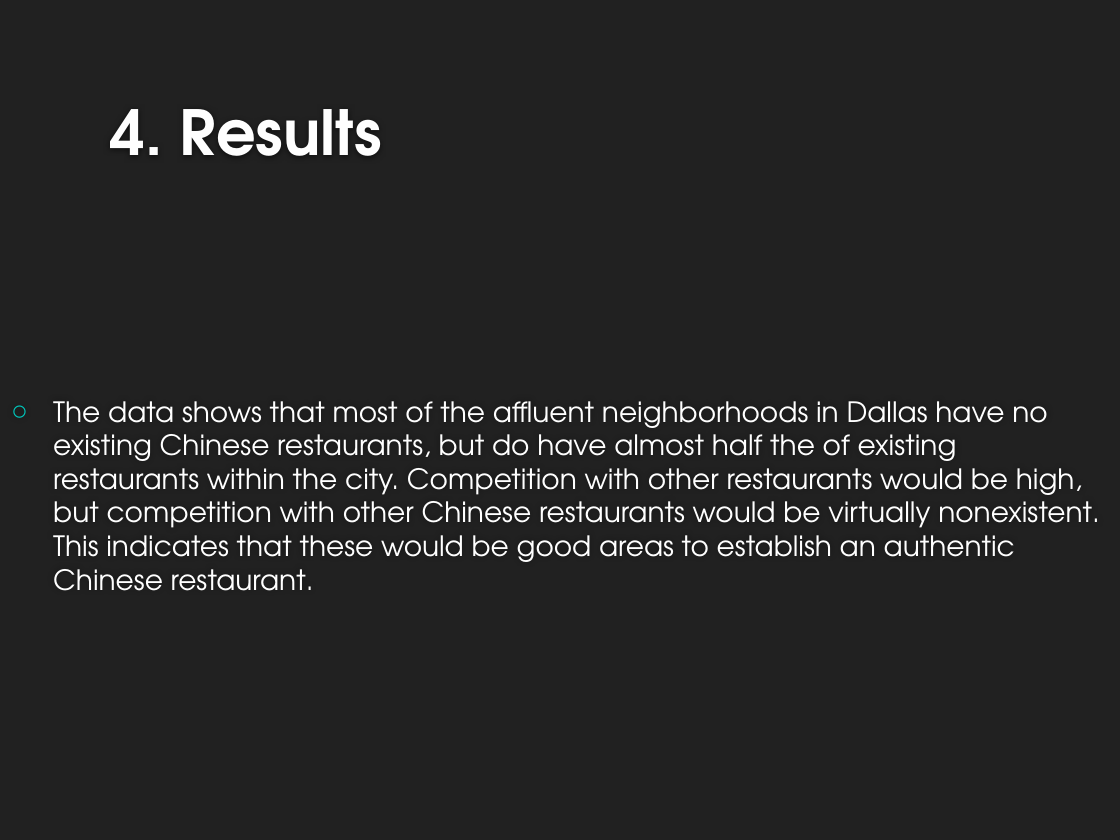
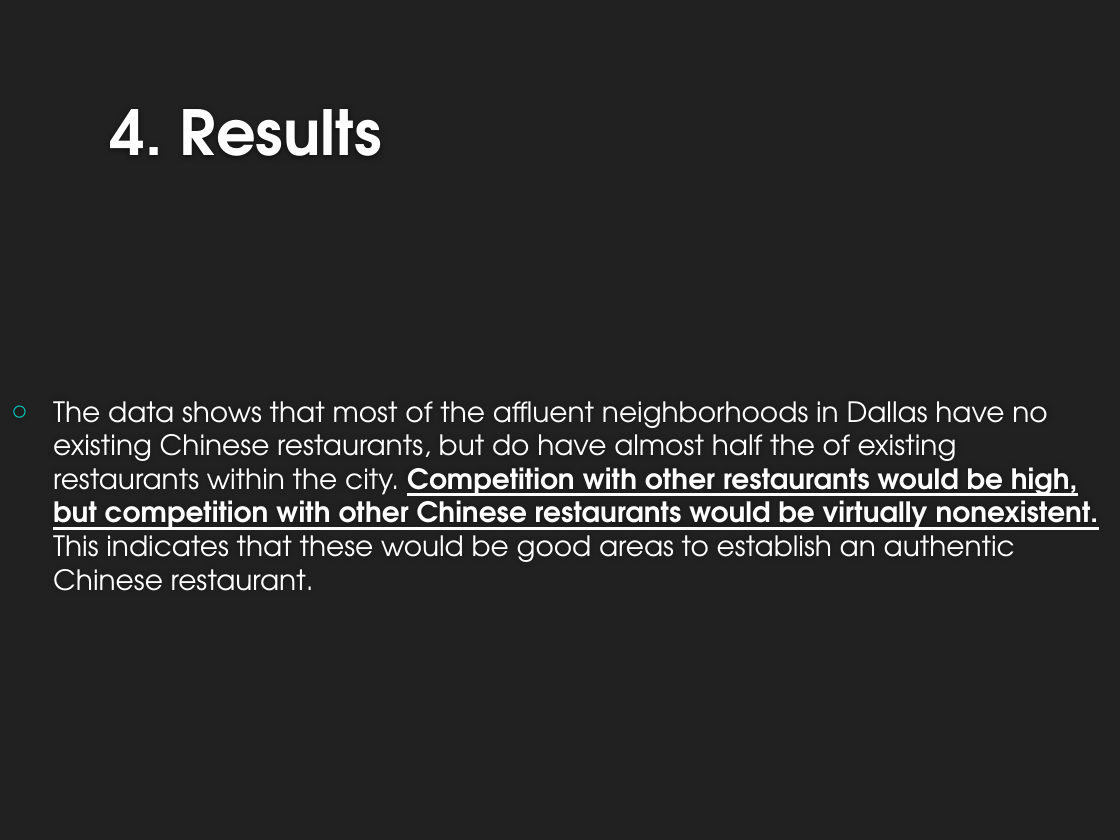
Before and after one commit to mel-fortinsparks/Coursera_Capstone, a slide deck: slide 9 of Battle of The Neighborhoods Part 2 PPT.pptx. Drawn at 1120x840 pixels with LibreOffice and Linux fonts; fonts in the diff are those of the drawing; background and template pictures are left out. Boxes give left, top, right and bottom in pixels: in the first picture for what was removed or moved away, otherwise in the second. Text is boxed around its words. In the diff, an @@ line names an element or a change of style, - is before the commit and + after.

```diff
--- a/Battle of The Neighborhoods Part 2 PPT.pptx
+++ b/Battle of The Neighborhoods Part 2 PPT.pptx
@@ text "The data shows that most ..." at (53,401,1099,591): bold on, underline on in "Competition with other restaurants would be high, ..." @@
```
Also in this commit, not shown: 1 other slide changed, 1 slide added, 4 other files.
